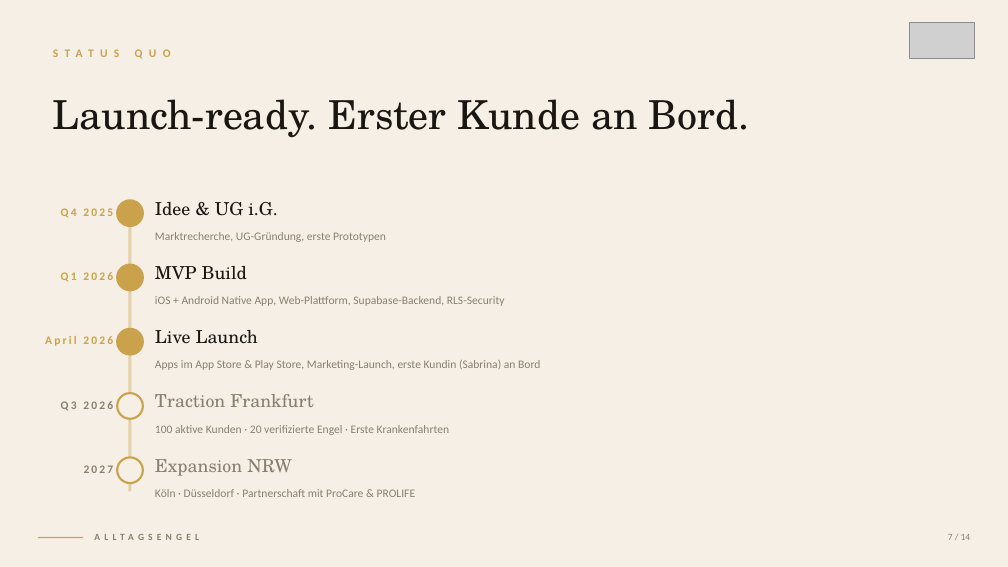
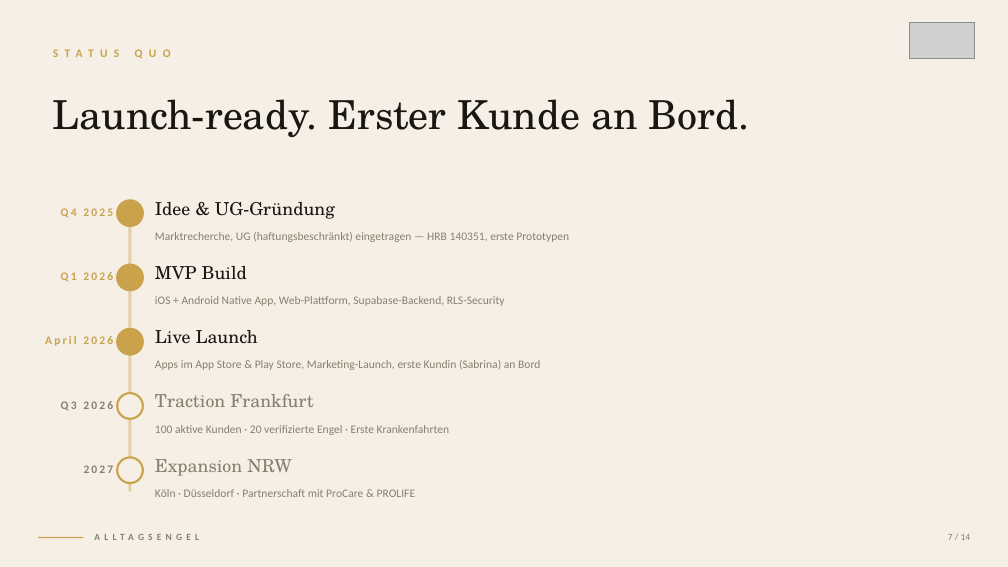
Before and after one commit to YusufFerhatDemir/alltagsengel, a slide deck: slide 7 of investor/AlltagsEngel_PitchDeck_2026.pptx. Drawn at 1008x567 pixels with LibreOffice and Linux fonts; fonts in the diff are those of the drawing; grey boxes stand for pictures; background and template pictures are left out. Boxes give left, top, right and bottom in pixels: in the first picture for what was removed or moved away, otherwise in the second. Text is boxed around its words. In the diff, an @@ line names an element or a change of style, - is before the commit and + after.

Commit message:
fix(investor): HRB 140351 + UG (haftungsbeschränkt) überall, Founder-Kreis mit YFD-Initialen
- Pitch Deck Cover/Closing: UG (i.G.) → UG (haftungsbeschränkt) · HRB 140351
- Pitch Deck Timeline Q4 2025: UG-Gründung + HRB 140351 Hinweis
- Pitch Deck Team-Slide: Founder-Kreis jetzt YFD-Initialen in Gold-Italic (statt generisches Person-Icon)
- Businessplan Unternehmensdaten: Firma/Rechtsform auf UG (haftungsbeschränkt) · HRB 140351, AG Frankfurt
- OnePager: Rechtsform-Fakt mit HRB 140351 statt 'Gegründet 2025', Status ergänzt um Frankfurt
- Rebuild: PPTX, PDFs (soffice), Kopie nach /investor/

```diff
--- a/investor/AlltagsEngel_PitchDeck_2026.pptx
+++ b/investor/AlltagsEngel_PitchDeck_2026.pptx
@@ text at (155, 202, 335, 219): text changed @@
-Idee & UG i.G.
+Idee & UG-Gründung
@@ text at (155, 232, 569, 242): text changed @@
-Marktrecherche, UG-Gründung, erste Prototypen
+Marktrecherche, UG (haftungsbeschränkt) eingetragen — HRB 140351, erste Prototypen
```
Also in this commit, not shown: 3 other slides changed, 8 other files.
